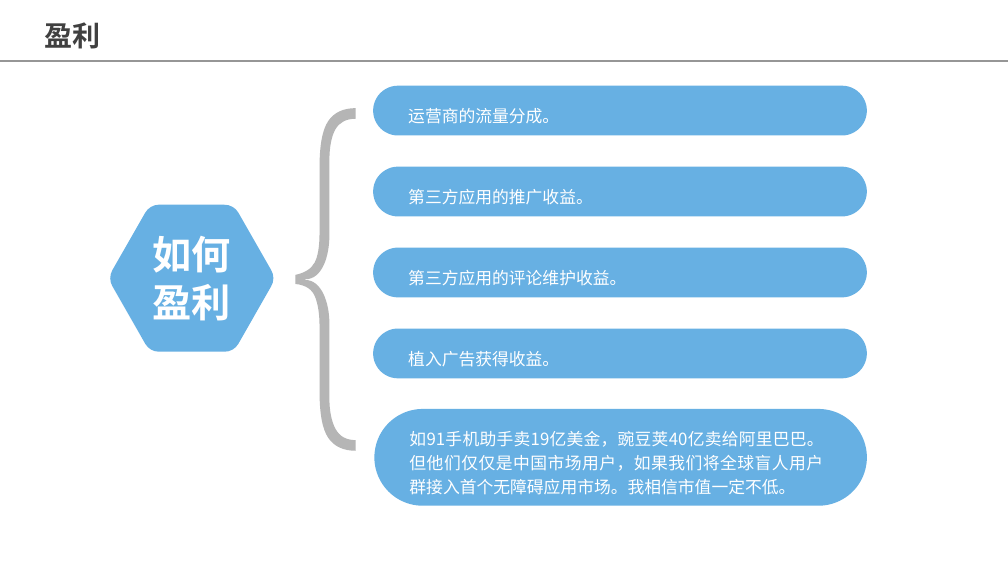
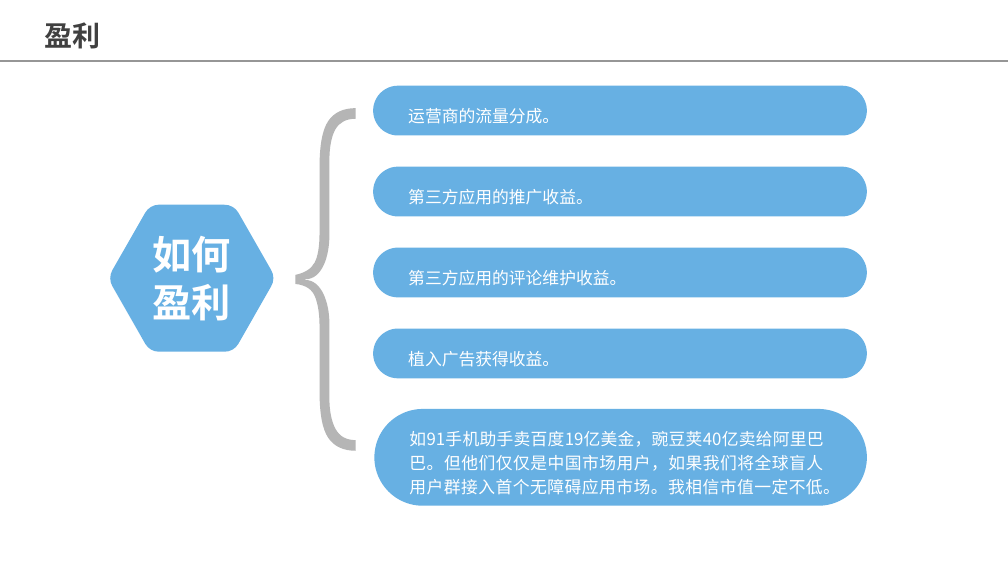
Before and after one commit to guoyu07/AccessibilityAppStoreDecument, a slide deck: slide 7 of 无障碍应用市场需求分析.pptx (slide 5 before the commit). Drawn at 1008x567 pixels with LibreOffice and Linux fonts; fonts in the diff are those of the drawing. Boxes give left, top, right and bottom in pixels: in the first picture for what was removed or moved away, otherwise in the second. Text is boxed around its words. In the diff, an @@ line names an element or a change of style, - is before the commit and + after.

Commit message:
pp修改完善，需求分析，盲人用户痛点

```diff
--- a/无障碍应用市场需求分析.pptx
+++ b/无障碍应用市场需求分析.pptx
@@ text at <box>409,431,840,495</box>: text changed @@
-如91手机助手卖19亿美金，豌豆荚40亿卖给阿里巴巴。但他们仅仅是中国市场用户，如果我们将全球盲人用户群接入首个无障碍应用市场。我相信市值一定不低。
+如91手机助手卖百度19亿美金，豌豆荚40亿卖给阿里巴巴。但他们仅仅是中国市场用户，如果我们将全球盲人用户群接入首个无障碍应用市场。我相信市值一定不低。
```
Also in this commit, not shown: 1 other slide changed, 2 slides added.
